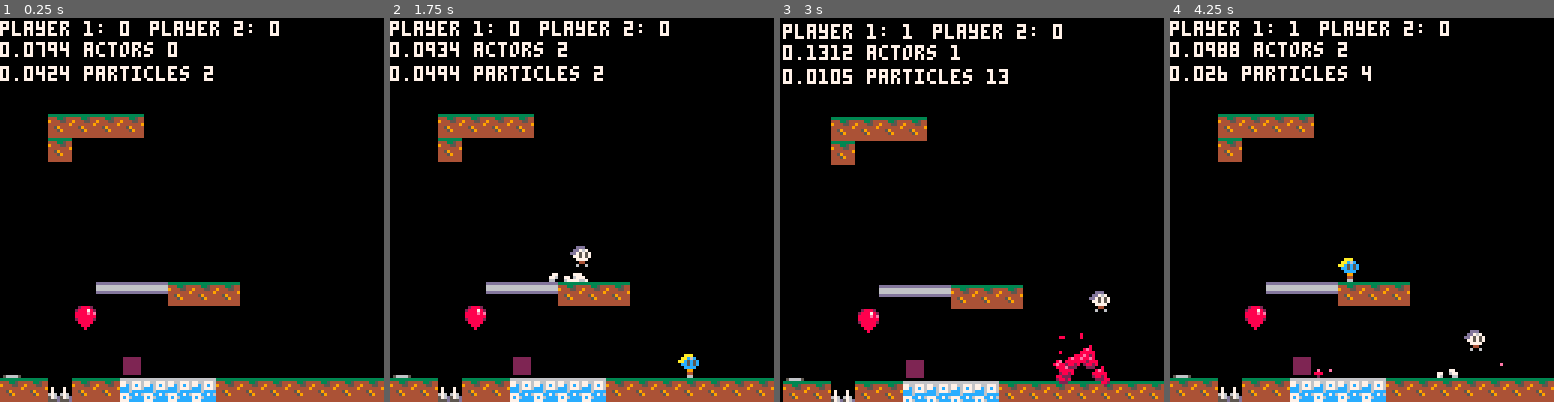
Above: before the commit, frames 1-4 (left to right).
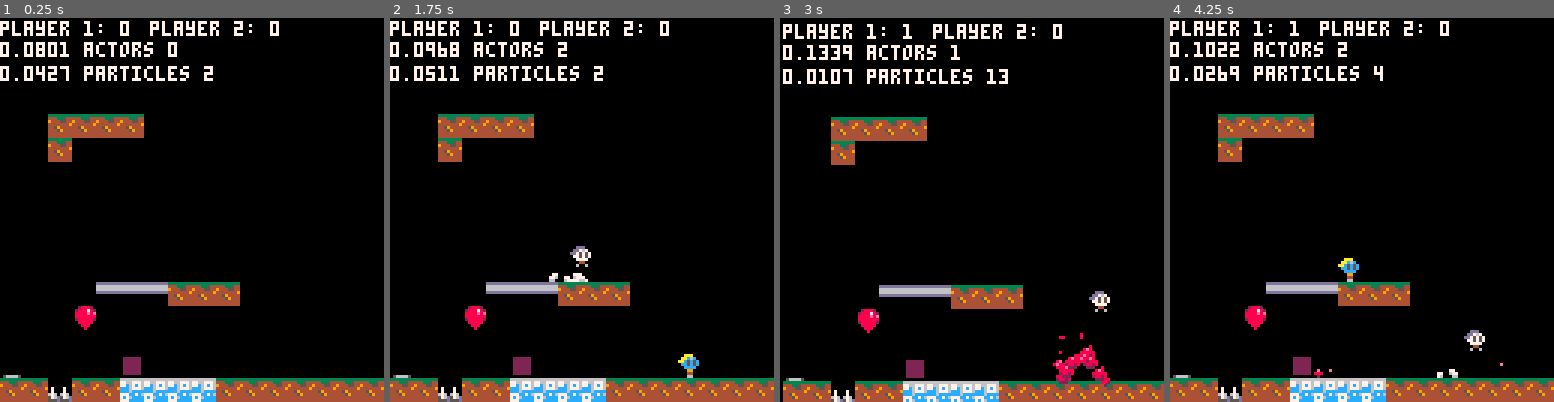
Above: after the commit, the same moments.

Repository: wesen/carts
Game: PICO-8 cartridge games/bump/bump.p8
Same seed, same stepped clock (60 frames per second), same inputs: the game is played once before the commit and once after it.
Inputs:
- Up to frame 1 (0.25 s): no input
- Up to frame 2 (1.75 s): tap X (X key) at 0.33, 1.07 s; tap O (Z key) at 0.7, 1.7 s; hold Right from 1.6 s (still down)
- Up to frame 3 (3 s): tap X (X key) at 1.85, 2.97 s; release Right at 2.1 s; tap O (Z key) at 2.1, 2.5, 2.9 s; hold Up 2.15-2.42 s; hold Right from 2.47 s (still down)
- Up to frame 4 (4.25 s): release Right at 3.03 s; hold Left 3.08-3.58 s; tap O (Z key) at 3.3, 3.7, 4.1 s; hold Down 3.63-3.97 s; hold Right from 4.02 s (still down); tap X (X key) at 4.08 s

The runs differ from the first frame. In frame 1, 0.2% of the frame differs, in the area x 9-18%, y 6-15%; in frame 2, 0.2%; in frame 3, 0.1%; in frame 4, 0.6%, in the area x 6-56%, y 6-17%.

Commit message:
Add vanishing platforms

Diff:
--- a/games/bump/bump.p8
+++ b/games/bump/bump.p8
@@ -386,6 +386,13 @@
  local cr=cocreate(f)
  add(_crs,cr)
  return cr
+end
+
+function cr_wait_for(t)
+ while t>0 do
+  yield()
+  t-=dt
+ end
 end
 
 -- queues - *sigh*
@@ -1491,6 +1498,10 @@
 
 spr_vanishing_platform=96
 
+vp_state_visible=0
+vp_state_vanishing=1
+vp_state_vanished=2
+
 cls_vanishing_platform=class(function(self,pos)
  self.x=pos.x
  self.y=pos.y
@@ -1498,19 +1509,39 @@
  self.aay=pos.y+0.5
  self.bbx=self.aax+8
  self.bby=self.aay+3.5
+ self.state=vp_state_visible
+ self.spr=spr_vanishing_platform
  add(environments,self)
 end)
 tiles[spr_vanishing_platform]=cls_vanishing_platform
 
 function cls_vanishing_platform:collides_with(o,x,y)
- return do_bboxes_collide_offset(o,self,x,y)
+ return self.state!=vp_state_vanished and do_bboxes_collide_offset(o,self,x,y)
 end
 
 function cls_vanishing_platform:draw()
- spr(spr_vanishing_platform,self.x,self.y)
+ if (self.state!=vp_state_vanished) spr(self.spr,self.x,self.y)
 end
 
 function cls_vanishing_platform:update()
+ if self.state==vp_state_visible then
+  for p in all(players) do
+   if do_bboxes_collide_offset(p,self,0,1) then
+    self.state=vp_state_vanishing
+    add_cr(function()
+     cr_wait_for(.2)
+     self.spr=spr_vanishing_platform+1
+     cr_wait_for(.5)
+     self.spr=spr_vanishing_platform+2
+     cr_wait_for(.5)
+     self.state=vp_state_vanished
+     cr_wait_for(2)
+     self.state=vp_state_visible
+     self.spr=spr_vanishing_platform
+    end)
+   end
+  end
+ end
 end
 
 
--- a/games/bump/coroutines.lua
+++ b/games/bump/coroutines.lua
@@ -19,3 +19,10 @@
  add(_crs,cr)
  return cr
 end
+
+function cr_wait_for(t)
+ while t>0 do
+  yield()
+  t-=dt
+ end
+end
--- a/games/bump/vanishing-platform.lua
+++ b/games/bump/vanishing-platform.lua
@@ -1,4 +1,8 @@
 spr_vanishing_platform=96
+
+vp_state_visible=0
+vp_state_vanishing=1
+vp_state_vanished=2
 
 cls_vanishing_platform=class(function(self,pos)
  self.x=pos.x
@@ -7,17 +11,37 @@
  self.aay=pos.y+0.5
  self.bbx=self.aax+8
  self.bby=self.aay+3.5
+ self.state=vp_state_visible
+ self.spr=spr_vanishing_platform
  add(environments,self)
 end)
 tiles[spr_vanishing_platform]=cls_vanishing_platform
 
 function cls_vanishing_platform:collides_with(o,x,y)
- return do_bboxes_collide_offset(o,self,x,y)
+ return self.state!=vp_state_vanished and do_bboxes_collide_offset(o,self,x,y)
 end
 
 function cls_vanishing_platform:draw()
- spr(spr_vanishing_platform,self.x,self.y)
+ if (self.state!=vp_state_vanished) spr(self.spr,self.x,self.y)
 end
 
 function cls_vanishing_platform:update()
+ if self.state==vp_state_visible then
+  for p in all(players) do
+   if do_bboxes_collide_offset(p,self,0,1) then
+    self.state=vp_state_vanishing
+    add_cr(function()
+     cr_wait_for(.2)
+     self.spr=spr_vanishing_platform+1
+     cr_wait_for(.5)
+     self.spr=spr_vanishing_platform+2
+     cr_wait_for(.5)
+     self.state=vp_state_vanished
+     cr_wait_for(2)
+     self.state=vp_state_visible
+     self.spr=spr_vanishing_platform
+    end)
+   end
+  end
+ end
 end
